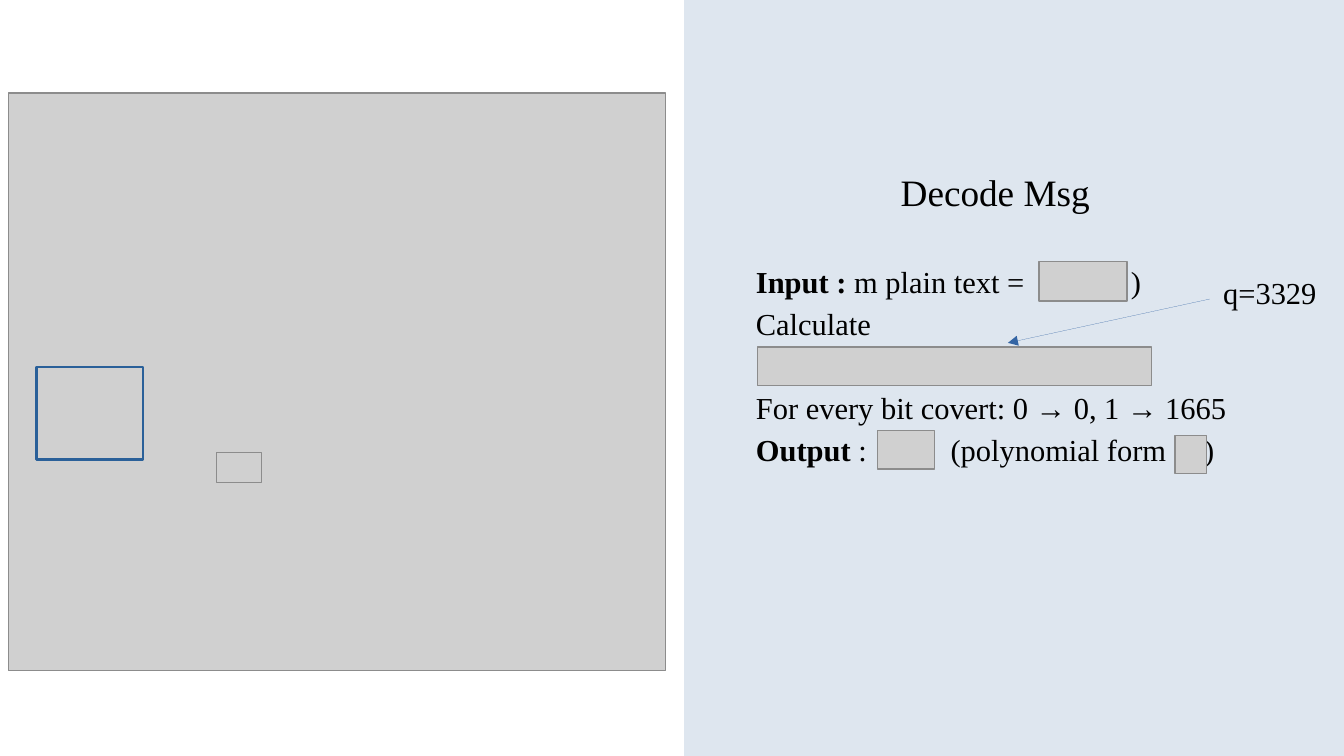
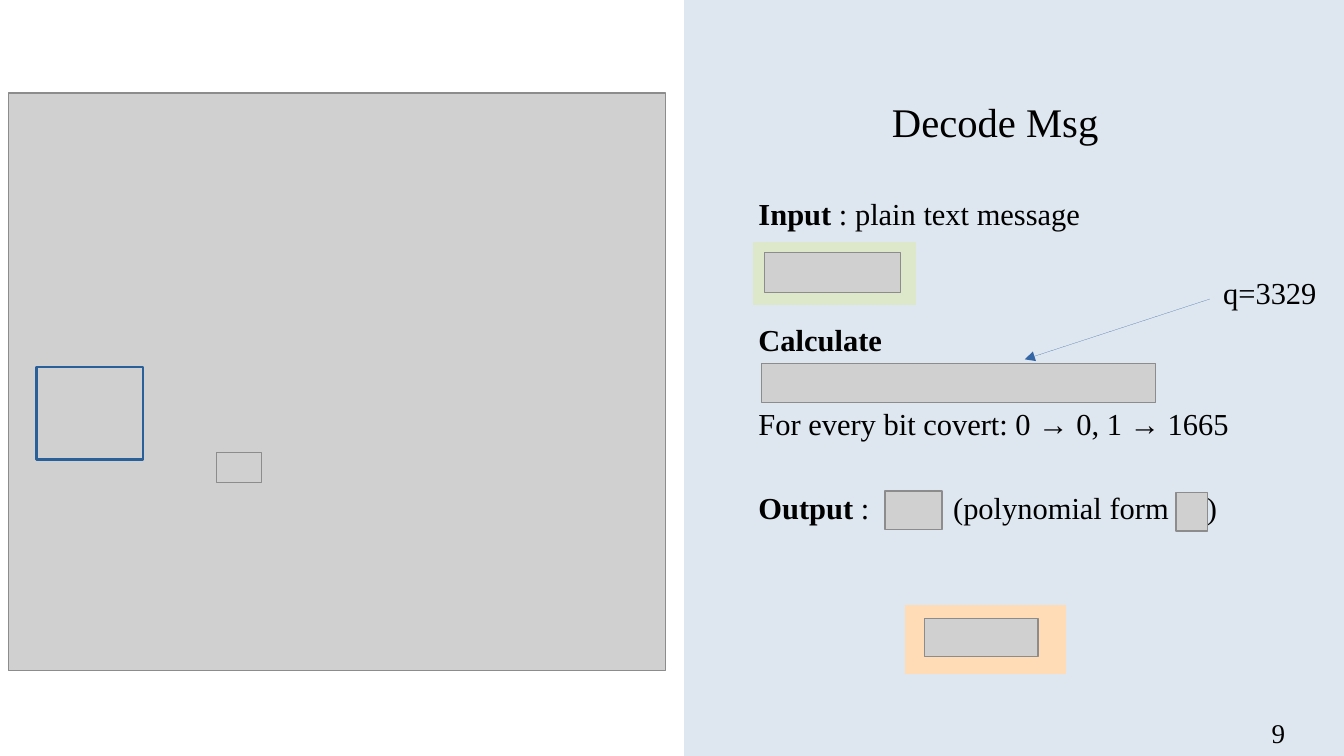
Before and after one commit to NitchayaninT/post-quantum-cryptography-accelerator, a slide deck: slide 9 of workspace/phil/purehardware.odp. Drawn at 1344x756 pixels with LibreOffice and Linux fonts; fonts in the diff are those of the drawing; grey boxes stand for pictures. Boxes give left, top, right and bottom in pixels: in the first picture for what was removed or moved away, otherwise in the second. Text is boxed around its words. In the diff, an @@ line names an element or a change of style, - is before the commit and + after.

```diff
--- a/workspace/phil/purehardware.odp
+++ b/workspace/phil/purehardware.odp
@@ text "Decode Msg": place and size @@
-text "Decode Msg" at [901,180,1090,214]
+text "Decode Msg" at [892,108,1098,145]
@@ text "Decode Msg" at [892,108,1098,145]: size 22 to 24 pt @@
@@ text "Input : plain text message": place and size @@
-text "Input : plain text message" at [756,272,1226,468]
+text "Input : plain text message" at [758,204,1229,526]
@@ text at [758,204,1080,231]: text changed @@
-Input : m plain text = )
+Input : plain text message
@@ rectangle added at [754,243,916,305], fill #DDE8CB, outline #DDE8CB 0 pt @@
@@ picture: place and size @@
-picture at [1039,261,1127,301]
+picture at [765,252,901,293]
@@ arrow moved from (1210, 299) - (1009, 343) to (1210, 299) - (1026, 360) @@
@@ text at [758,330,881,352]: bold on in "Calculate" @@
@@ picture: place and size @@
-picture at [757,348,1151,387]
+picture at [762,363,1156,402]
@@ picture: place and size @@
-picture at [878,431,935,468]
+picture at [885,491,943,529]
@@ picture: place and size @@
-picture at [1176,435,1207,473]
+picture at [1177,493,1209,531]
@@ rectangle added at [906,606,1066,674], fill #FFDBB6, outline #FFDBB6 0 pt @@
@@ picture added at [924,618,1039,656] @@
@@ text added at [1263,725,1276,744], 16 pt, text #000000 @@
+9
@@ page number added at [1272,725,1286,744], 15 pt, text #000000 @@
+9
```
Also in this commit, not shown: 22 other slides changed, 20 slides added, 14 slides removed, 2 other files.
